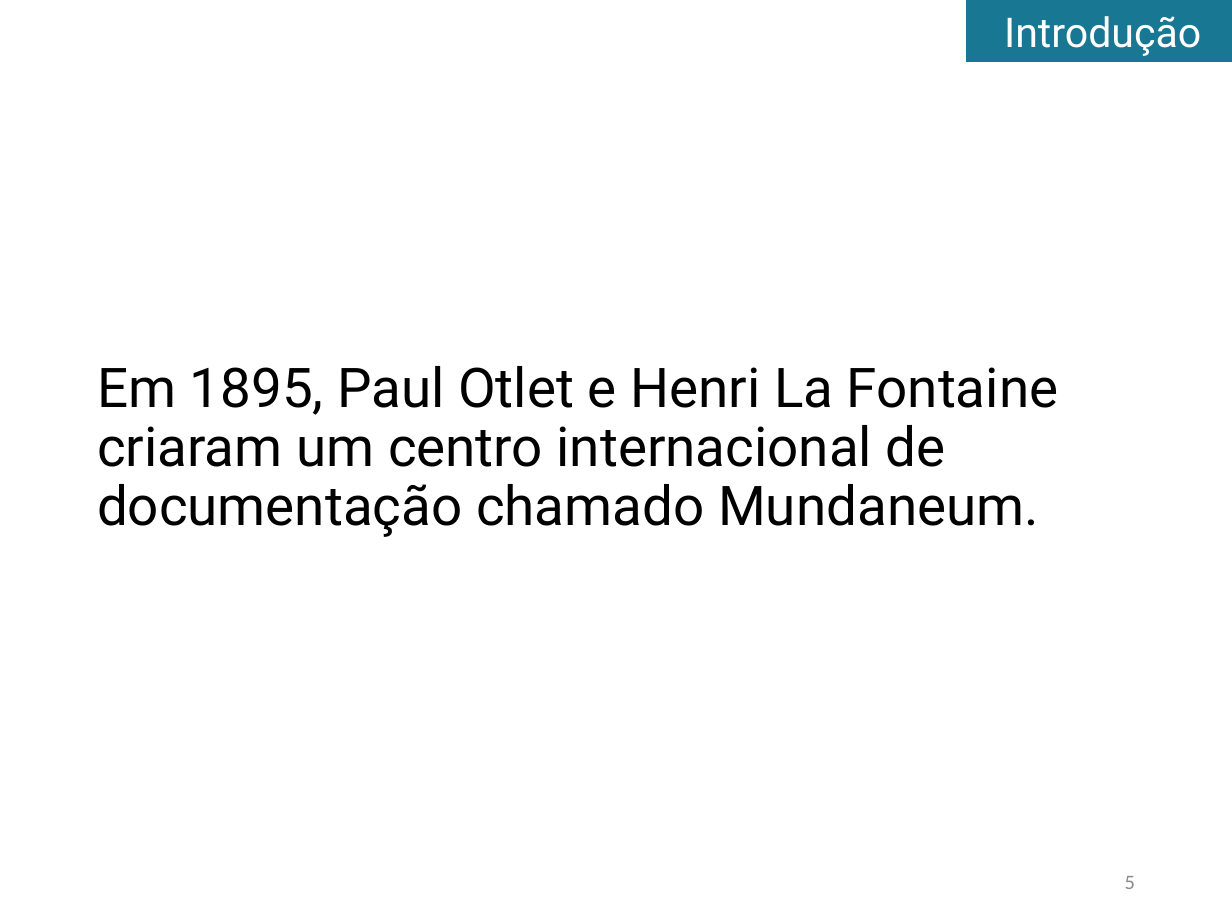
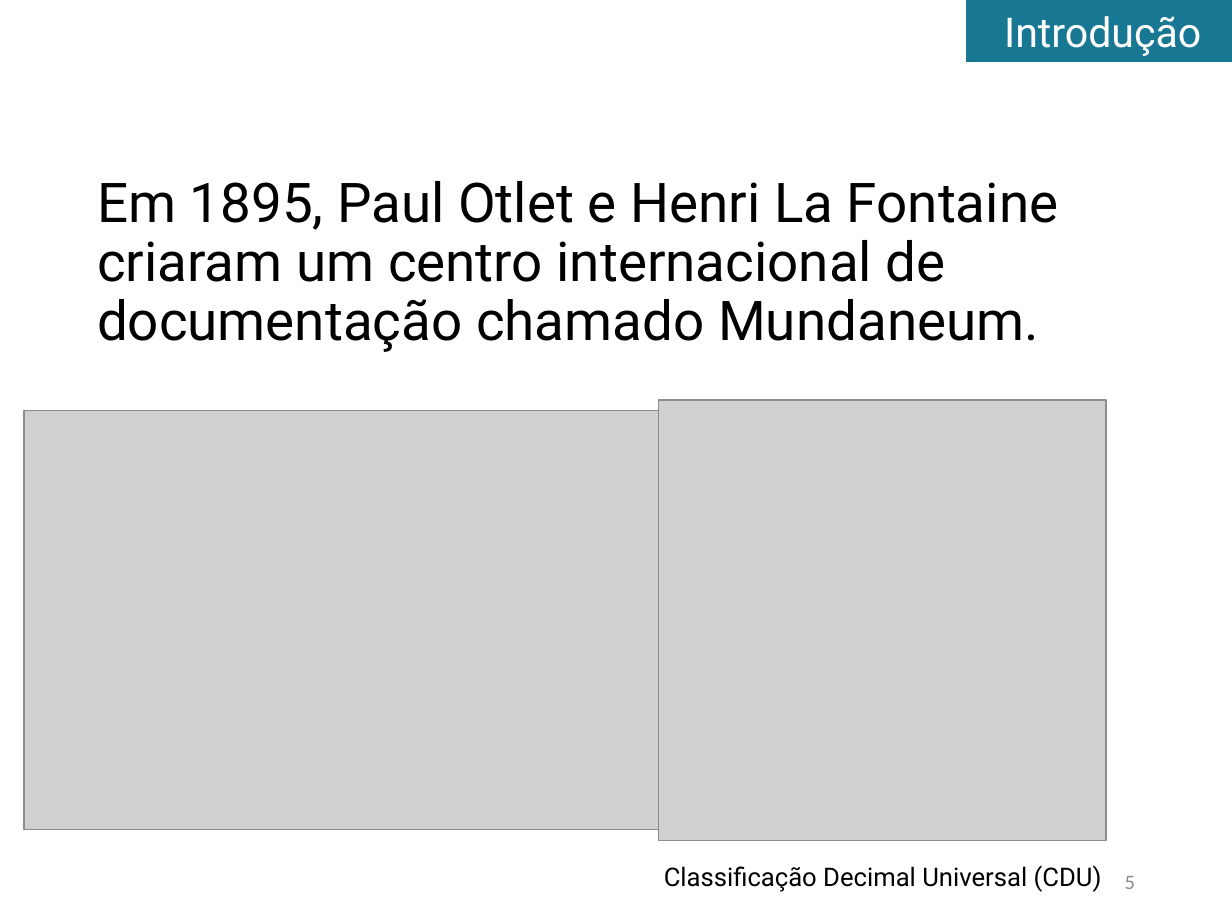
Before and after one commit to tomferreira/mac499, a slide deck: slide 5 of apresentacao/Apresentacao.pptx. Drawn at 1232x924 pixels with LibreOffice and Linux fonts; fonts in the diff are those of the drawing; grey boxes stand for pictures. Boxes give left, top, right and bottom in pixels: in the first picture for what was removed or moved away, otherwise in the second. Text is boxed around its words. In the diff, an @@ line names an element or a change of style, - is before the commit and + after.

```diff
--- a/apresentacao/Apresentacao.pptx
+++ b/apresentacao/Apresentacao.pptx
@@ text "Em 1895, Paul Otlet e ...": place and size @@
-text "Em 1895, Paul Otlet e ..." at bbox=[97, 366, 1058, 537]
+text "Em 1895, Paul Otlet e ..." at bbox=[97, 181, 1058, 352]
@@ picture added at bbox=[23, 410, 699, 830] @@
@@ picture added at bbox=[659, 400, 1106, 841] @@
@@ text added at bbox=[664, 865, 1102, 892], 15 pt, text #000000 @@
+Classificação Decimal Universal (CDU)
```
Also in this commit, not shown: 9 other slides changed, 16 slides added, 1 slide removed.
